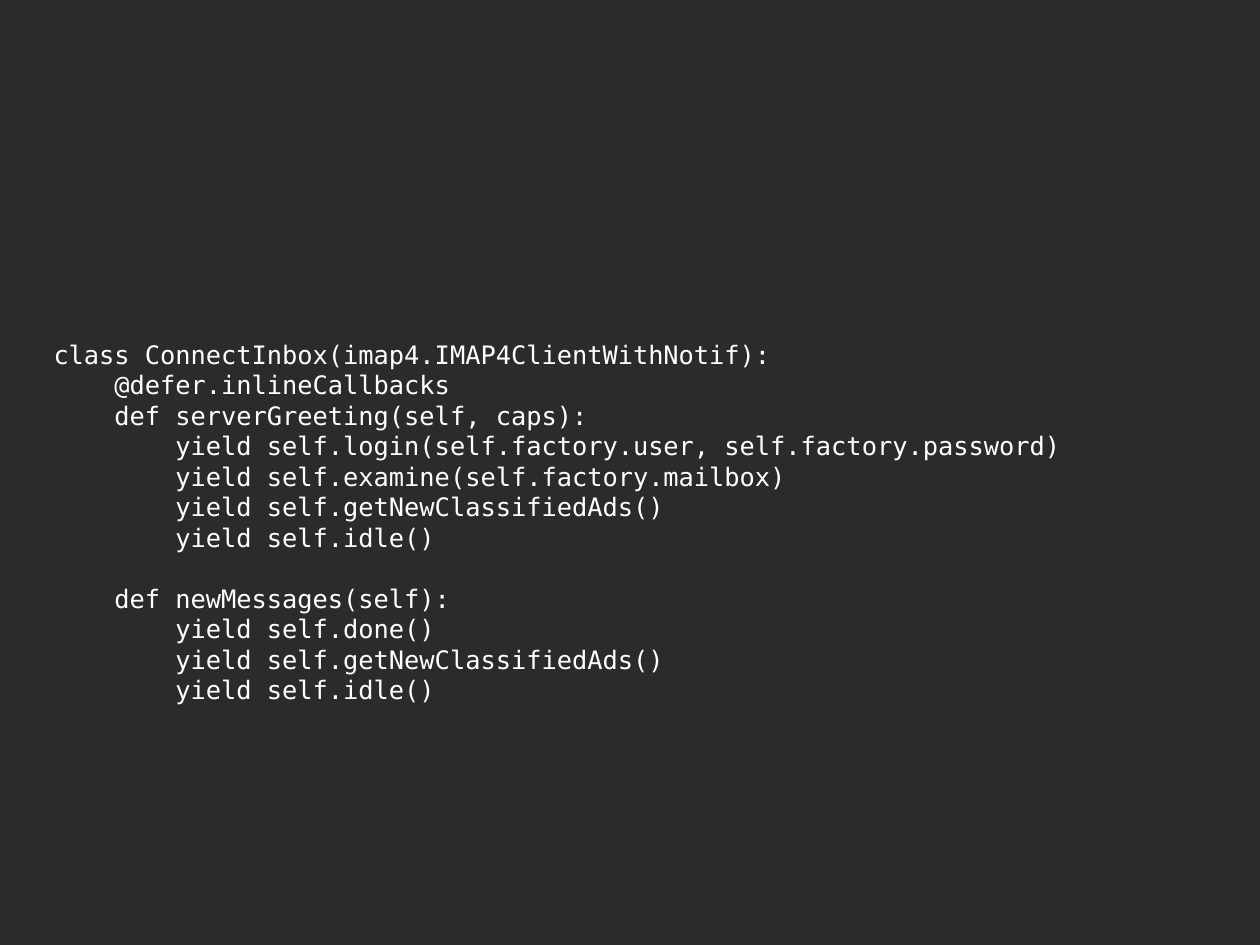
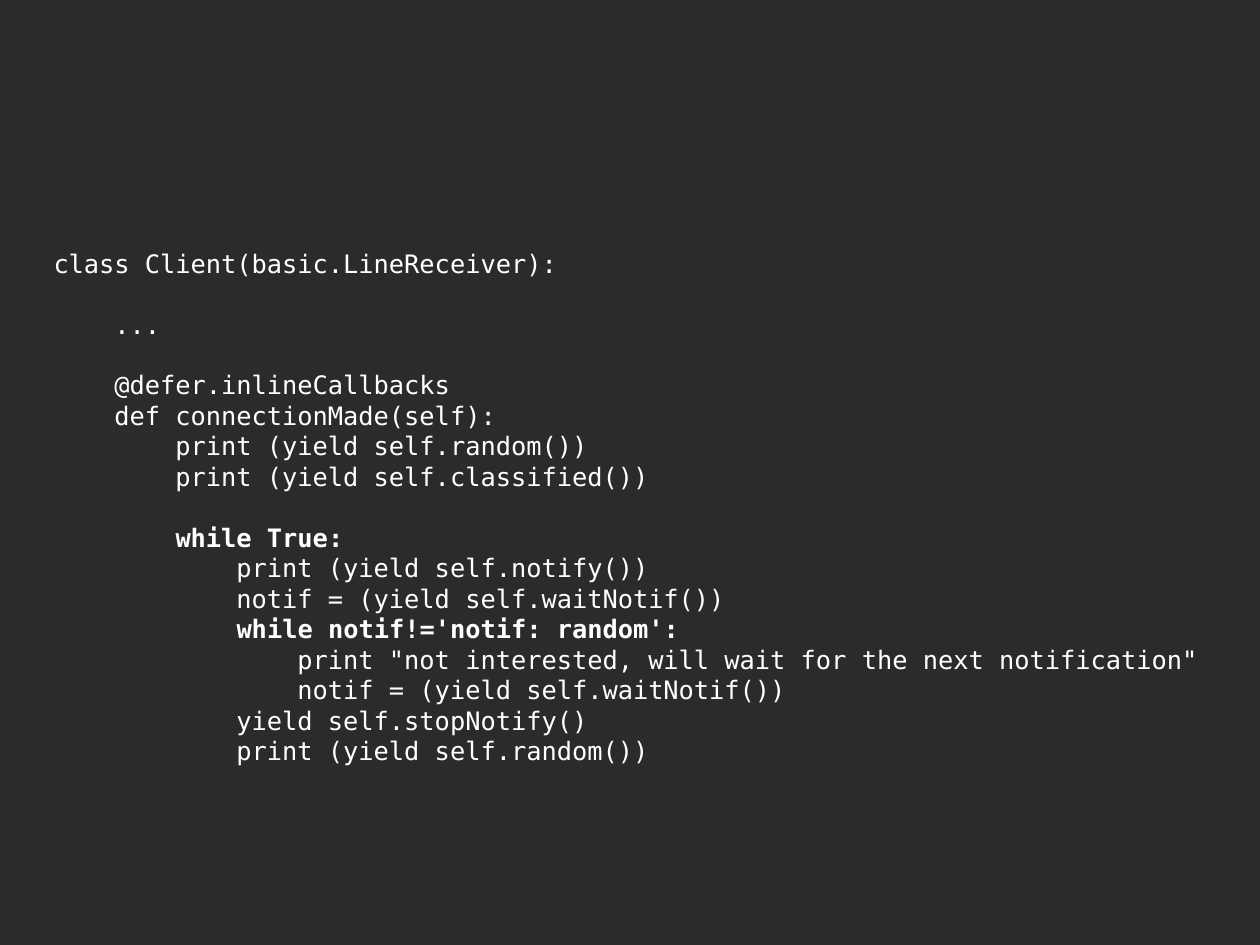
Before and after one commit to jdb/jdb.github.com, a slide deck: slide 24 of imap_idle/pycon-presentation/imap-idle-makingoff.odp (slide 16 before the commit). Drawn at 1260x945 pixels with LibreOffice and Linux fonts; fonts in the diff are those of the drawing; background and template pictures are left out; a plain dark background stands for a picture behind light text. Boxes give left, top, right and bottom in pixels: in the first picture for what was removed or moved away, otherwise in the second. Text is boxed around its words. In the diff, an @@ line names an element or a change of style, - is before the commit and + after.

```diff
--- a/imap_idle/pycon-presentation/imap-idle-makingoff.odp
+++ b/imap_idle/pycon-presentation/imap-idle-makingoff.odp
@@ title at (x1=54, y1=253, x2=1197, y2=766): text changed @@
-class ConnectInbox(imap4.IMAP4ClientWithNotif):
-@defer.inlineCallbacks
-def serverGreeting(self, caps):
-yield self.login(self.factory.user, self.factory.password)
-yield self.examine(self.factory.mailbox)
-yield self.getNewClassifiedAds()
-yield self.idle()
-def newMessages(self):
-yield self.done()
-yield self.getNewClassifiedAds()
-yield self.idle()
+class Client(basic.LineReceiver):
+...
+@defer.inlineCallbacks
+def connectionMade(self):
+print (yield self.random())
+print (yield self.classified())
+while True:
+print (yield self.notify())
+notif = (yield self.waitNotif())
+while notif!='notif: random':
+print "not interested, will wait for the next notification"
+notif = (yield self.waitNotif())
+yield self.stopNotify()
+print (yield self.random())
```
Also in this commit, not shown: 7 other slides changed, 15 slides added, 6 slides removed, 1 other file.
